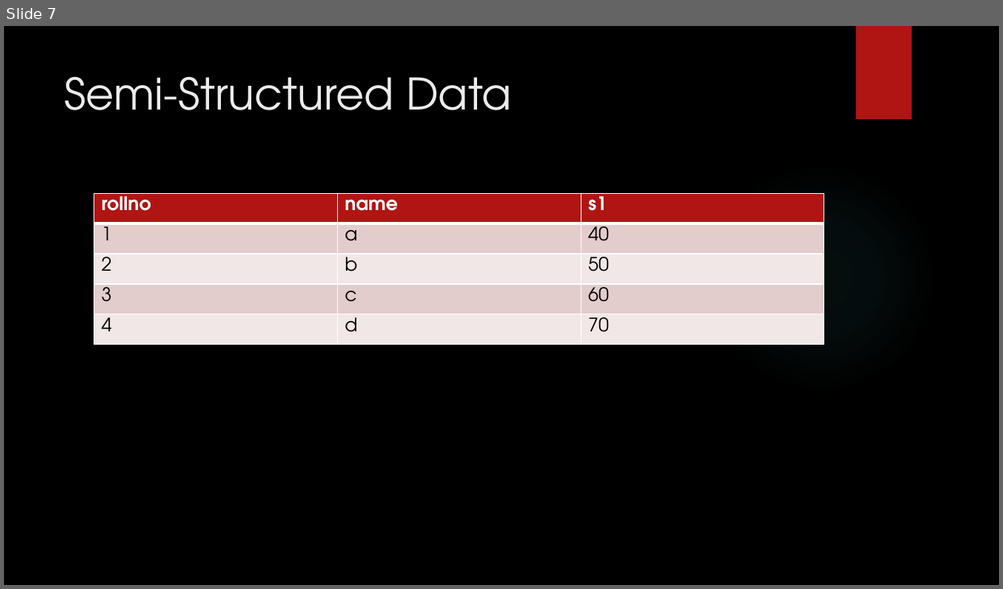
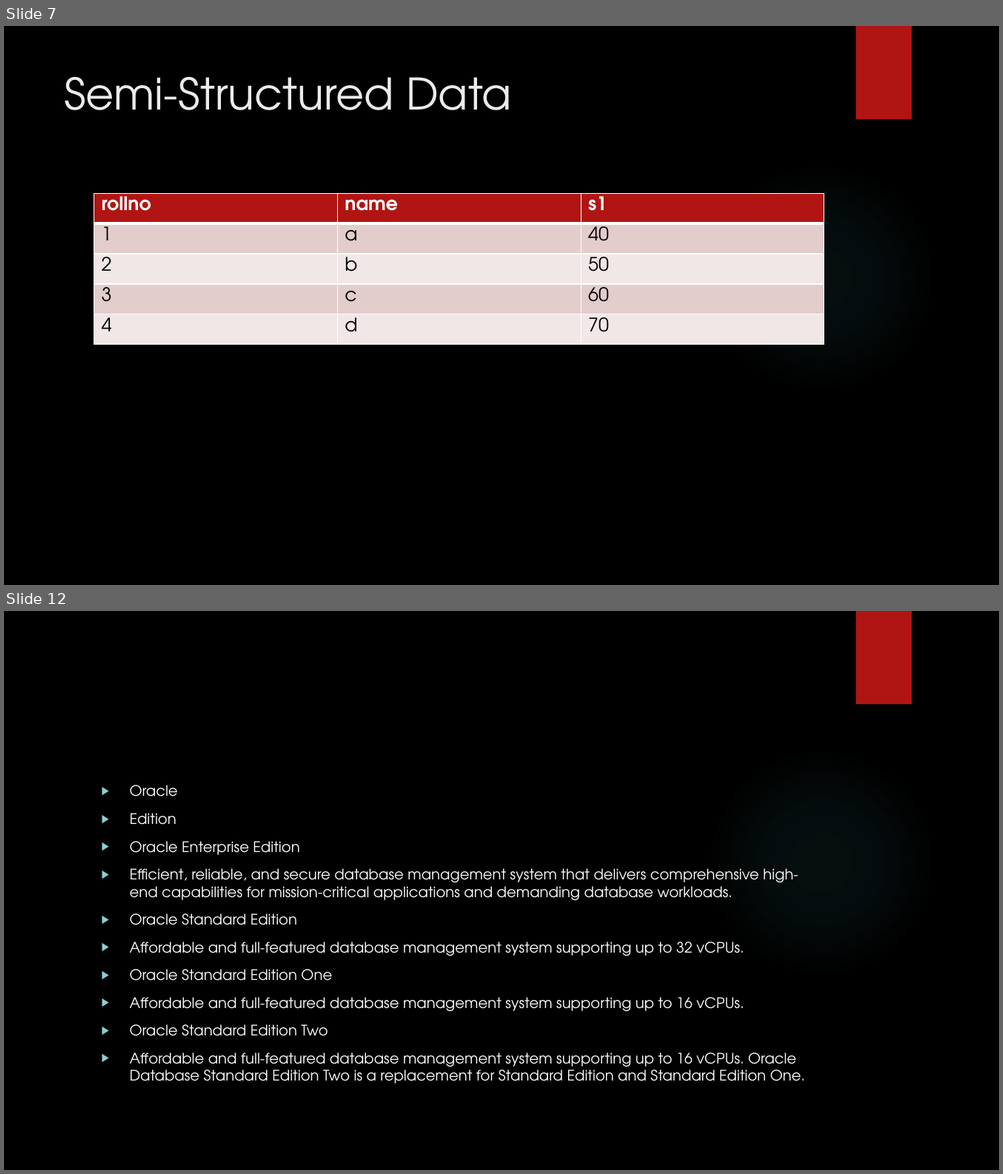
Before and after one commit to karthick1808/hadoopfundamentals, a slide deck: New Microsoft PowerPoint Presentation.pptx. Shown one above the other, each under a label of ours: slide 7 before the commit, slides 7 and 12 after it; the slides between them are not shown. The pictures are 1003x589 and 1003x1174 pixels, drawn with LibreOffice and Linux fonts; fonts in the diff are those of the drawing; background and template pictures are left out. Boxes give left, top, right and bottom in pixels: in the first picture for what was removed or moved away, otherwise in the second. Text is boxed around its words. In the diff, an @@ line names an element or a change of style, - is before the commit and + after.

```diff
--- a/New Microsoft PowerPoint Presentation.pptx
+++ b/New Microsoft PowerPoint Presentation.pptx
@@ slide 12 added at box(4, 611, 999, 1170), background picture (left out); not listed: 2 template elements that a slide beside it also shows @@
@@ text added at box(130, 785, 805, 1084), 14 pt, text #FFFFFF @@
+▶ Oracle
+▶ Edition
+▶ Oracle Enterprise Edition
+▶ Efficient, reliable, and secure database management system that delivers comprehensive high-end capabilities for mission-critical applications and demanding database workloads.
+▶ Oracle Standard Edition
+▶ Affordable and full-featured database management system supporting up to 32 vCPUs.
+▶ Oracle Standard Edition One
+▶ Affordable and full-featured database management system supporting up to 16 vCPUs.
+▶ Oracle Standard Edition Two
+▶ Affordable and full-featured database management system supporting up to 16 vCPUs. Oracle Database Standard Edition Two is a replacement for Standard Edition and Standard Edition One.
```
Also in this commit, not shown: 6 other slides added.
